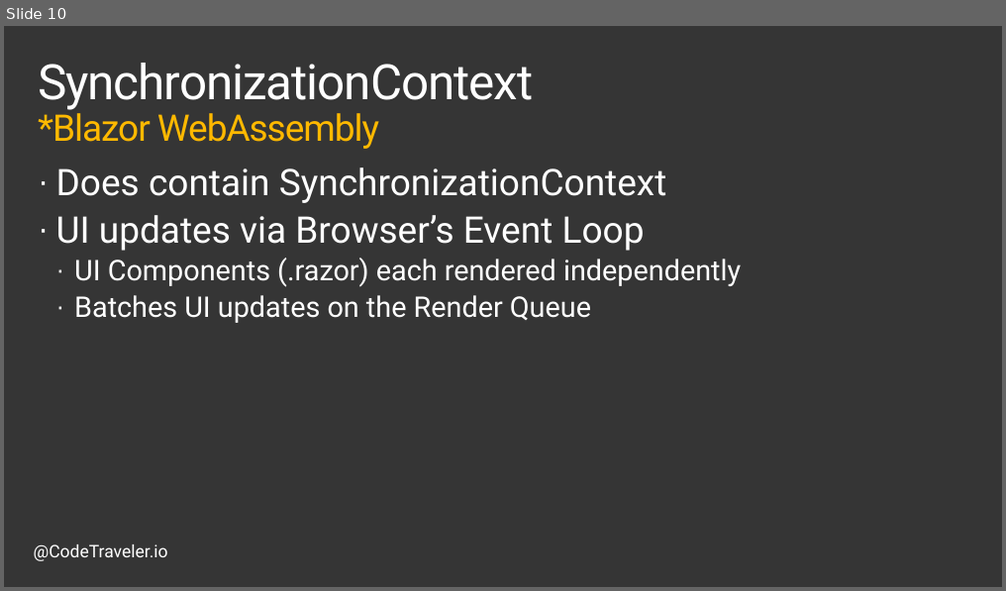
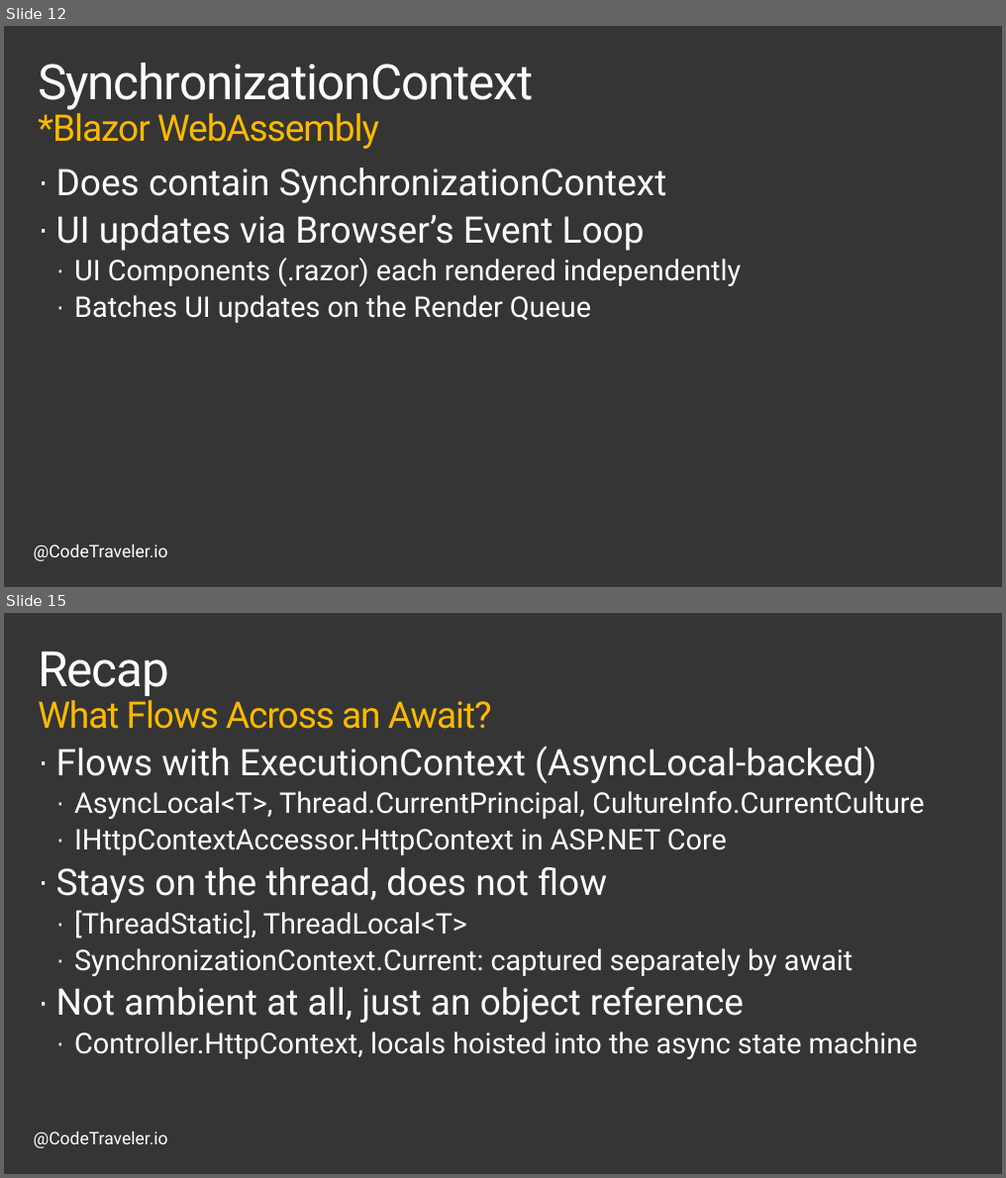
Before and after one commit to TheCodeTraveler/BecomeAnExpertWithAsyncAwait, a slide deck: 3. .NET Internals/Internals.pptx. Shown one above the other, each under a label of ours: slide 10 before the commit, slides 12 and 15 after it; the slides between them are not shown. The pictures are 1006x591 and 1006x1178 pixels, drawn with LibreOffice and Linux fonts; fonts in the diff are those of the drawing; background and template pictures are left out. Boxes give left, top, right and bottom in pixels: in the first picture for what was removed or moved away, otherwise in the second. Text is boxed around its words. In the diff, an @@ line names an element or a change of style, - is before the commit and + after.

```diff
--- a/3. .NET Internals/Internals.pptx
+++ b/3. .NET Internals/Internals.pptx
@@ slide 15 added at [4,613,1002,1174], background #353535; not listed: 1 template element that a slide beside it also shows @@
@@ title added at [38,652,492,729], 36 pt, text #FFB900 @@
+Recap
+What Flows Across an Await?
@@ text added at [56,746,924,1059], 28 pt, text #FFFFFF @@
+· Flows with ExecutionContext (AsyncLocal-backed)
+  · AsyncLocal<T>, Thread.CurrentPrincipal, CultureInfo.CurrentCulture
+  · IHttpContextAccessor.HttpContext in ASP.NET Core
+· Stays on the thread, does not flow
+  · [ThreadStatic], ThreadLocal<T>
+  · SynchronizationContext.Current: captured separately by await
+· Not ambient at all, just an object reference
+  · Controller.HttpContext, locals hoisted into the async state machine
@@ what was slide 10 is now slide 12 @@
```
Also in this commit, not shown: 2 slides changed, 4 other slides added.
